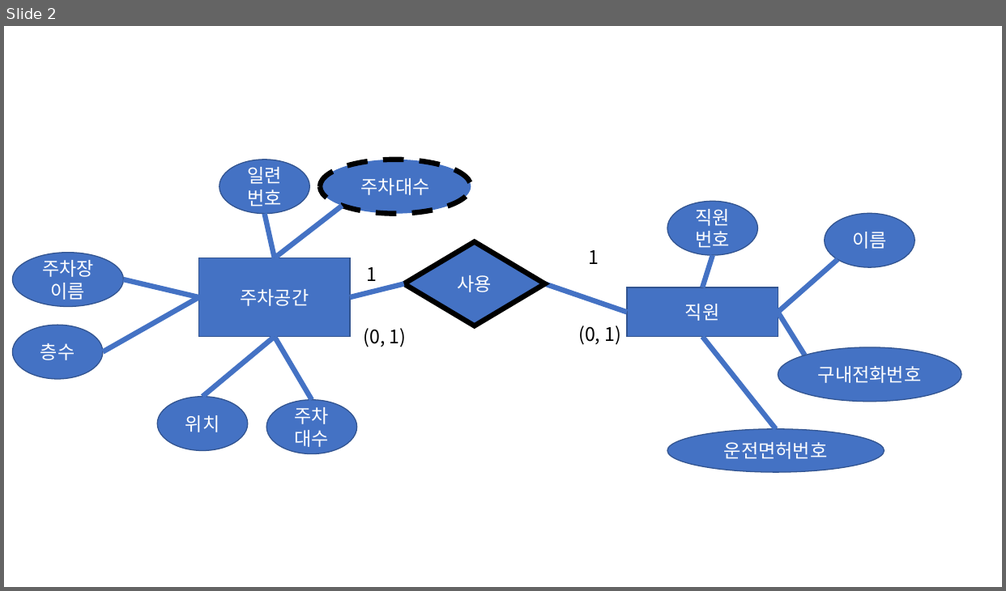
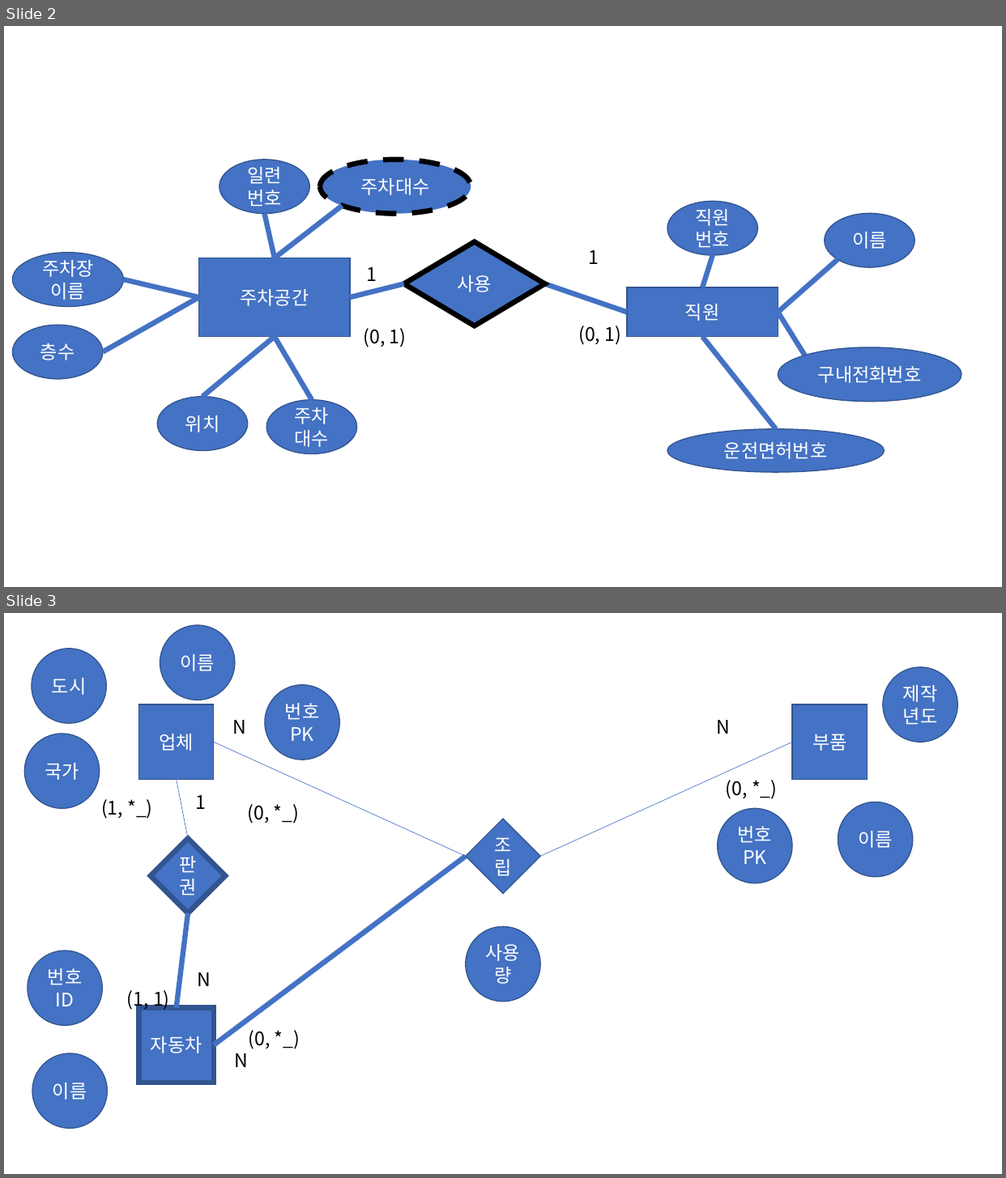
Before and after one commit to davidptuackr/db, a slide deck: rdb/notes/개인공부/mysql/06_wrks/06_exec.pptx. Shown one above the other, each under a label of ours: slide 2 before the commit, slides 2 and 3 after it. The pictures are 1006x591 and 1006x1178 pixels, drawn with LibreOffice and Linux fonts; fonts in the diff are those of the drawing. Boxes give left, top, right and bottom in pixels: in the first picture for what was removed or moved away, otherwise in the second. Text is boxed around its words. In the diff, an @@ line names an element or a change of style, - is before the commit and + after.

```diff
--- a/rdb/notes/개인공부/mysql/06_wrks/06_exec.pptx
+++ b/rdb/notes/개인공부/mysql/06_wrks/06_exec.pptx
@@ slide 3 added at (4, 613, 1002, 1174), background #FFFFFF @@
@@ ellipse added at (160, 625, 235, 700), fill #4472C4, outline #325491 1 pt, 18 pt, text #FFFFFF @@
+이름
@@ ellipse added at (32, 648, 107, 723), fill #4472C4, outline #325491 1 pt, 18 pt, text #FFFFFF @@
+도시
@@ ellipse added at (265, 685, 339, 760), fill #4472C4, outline #325491 1 pt, 18 pt, text #FFFFFF @@
+번호
+PK
@@ ellipse added at (883, 667, 957, 742), fill #4472C4, outline #325491 1 pt, 18 pt, text #FFFFFF @@
+제작년도
@@ rectangle added at (138, 705, 214, 779), fill #4472C4, outline #325491 1 pt, 18 pt, text #FFFFFF @@
+업체
@@ rectangle added at (792, 705, 867, 779), fill #4472C4, outline #325491 1 pt, 18 pt, text #FFFFFF @@
+부품
@@ ellipse added at (24, 734, 99, 808), fill #4472C4, outline #325491 1 pt, 18 pt, text #FFFFFF @@
+국가
@@ text added at (232, 720, 246, 734), 18 pt, text #000000 @@
+N
@@ text added at (717, 720, 731, 734), 18 pt, text #000000 @@
+N
@@ line added from (214, 742) to (466, 856), #4472C4 0.5 pt @@
@@ line added from (792, 742) to (541, 856), #4472C4 0.5 pt @@
@@ line added from (177, 779) to (188, 838), #4472C4 0.5 pt @@
@@ text added at (726, 780, 748, 799), 18 pt, text #000000 @@
+(0, *_)
@@ text added at (101, 799, 123, 819), 18 pt, text #000000 @@
+(1, *_)
@@ text added at (195, 795, 206, 809), 18 pt, text #000000 @@
+1
@@ text added at (248, 804, 270, 824), 18 pt, text #000000 @@
+(0, *_)
@@ ellipse added at (838, 803, 913, 877), fill #4472C4, outline #325491 1 pt, 18 pt, text #FFFFFF @@
+이름
@@ diamond added at (466, 819, 541, 894), fill #4472C4, outline #325491 1 pt, 18 pt, text #FFFFFF @@
+조립
@@ ellipse added at (718, 808, 792, 884), fill #4472C4, outline #325491 1 pt, 18 pt, text #FFFFFF @@
+번호
+PK
@@ diamond added at (151, 838, 226, 914), fill #4472C4, outline #325491 5 pt, 18 pt, text #FFFFFF @@
+판권
@@ line added from (214, 1046) to (466, 856), #4472C4 5 pt @@
@@ line added from (188, 914) to (177, 1008), #4472C4 5 pt @@
@@ ellipse added at (466, 926, 541, 1002), fill #4472C4, outline #325491 1 pt, 18 pt, text #FFFFFF @@
+사용량
@@ ellipse added at (27, 951, 102, 1025), fill #4472C4, outline #325491 1 pt, 18 pt, text #FFFFFF @@
+번호
+ID
@@ text added at (198, 973, 211, 986), 18 pt, text #000000 @@
+N
@@ text added at (127, 990, 170, 1011), 18 pt, text #000000 @@
+(1, 1)
@@ rectangle added at (138, 1008, 214, 1083), fill #4472C4, outline #325491 5 pt, 18 pt, text #FFFFFF @@
+자동차
@@ text added at (249, 1030, 270, 1050), 18 pt, text #000000 @@
+(0, *_)
@@ ellipse added at (32, 1054, 108, 1129), fill #4472C4, outline #325491 1 pt, 18 pt, text #FFFFFF @@
+이름
@@ text added at (235, 1054, 249, 1067), 18 pt, text #000000 @@
+N
```
Also in this commit, not shown: 1 other file.
